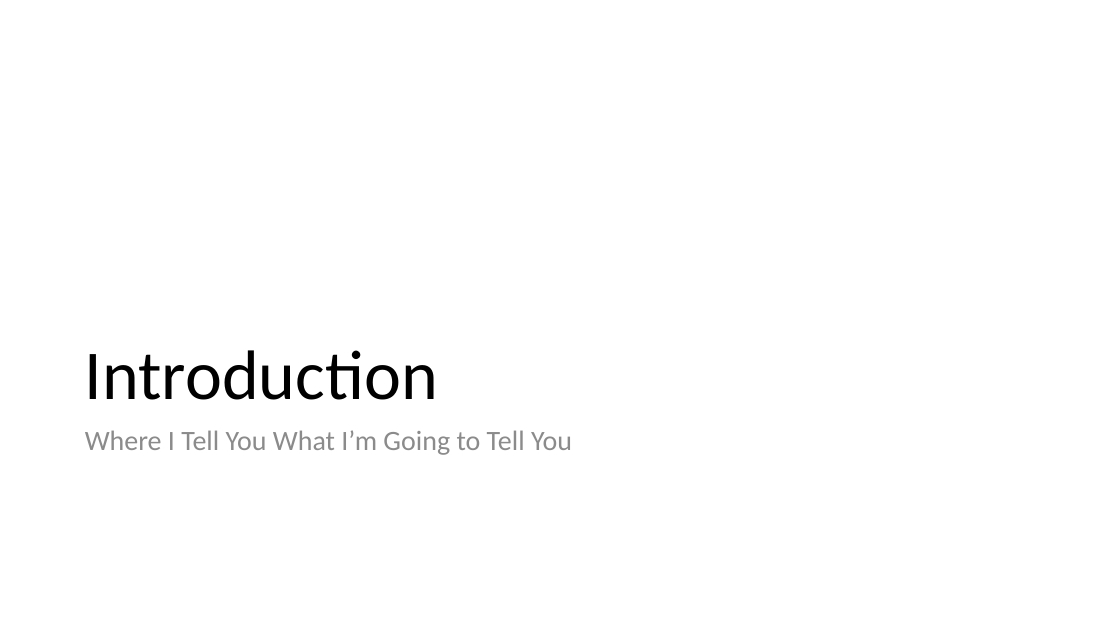
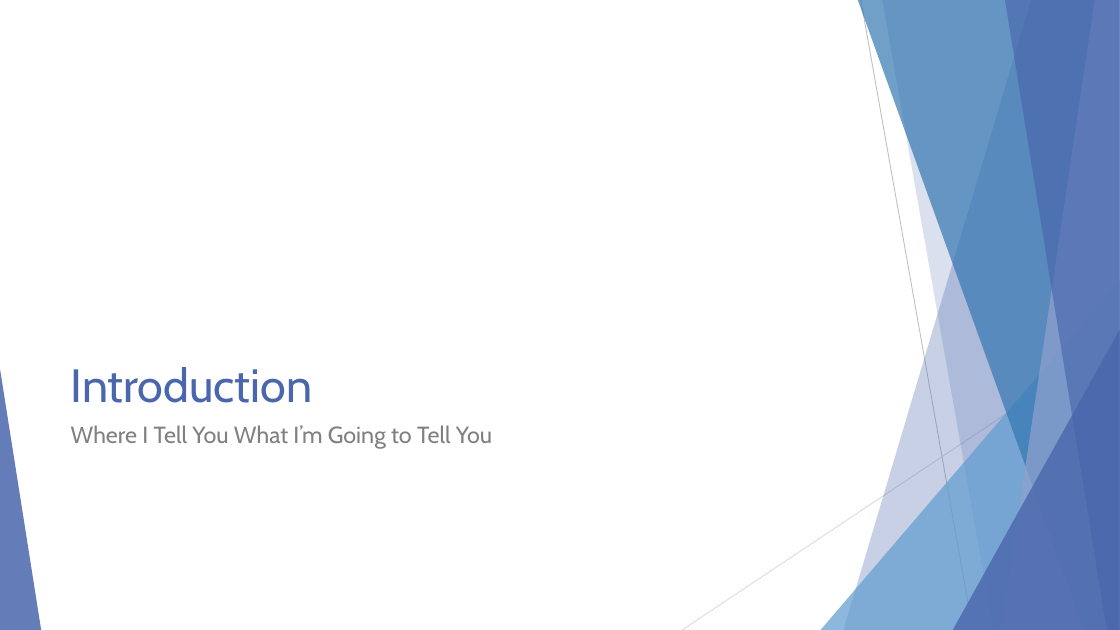
Before and after one commit to EnterpriseProductsLP/docker-straw-man, a slide deck: slide 2 of Docker Proofs of Concept.pptx. Drawn at 1120x630 pixels with LibreOffice and Linux fonts; fonts in the diff are those of the drawing. Boxes give left, top, right and bottom in pixels: in the first picture for what was removed or moved away, otherwise in the second. Text is boxed around its words. In the diff, an @@ line names an element or a change of style, - is before the commit and + after.

Commit message:
Finished styling and animating.

```diff
--- a/Docker Proofs of Concept.pptx
+++ b/Docker Proofs of Concept.pptx
@@ title "Introduction": place and size @@
-title "Introduction" at bbox=[85, 350, 438, 400]
+title "Introduction" at bbox=[71, 367, 313, 403]
@@ title "Introduction" at bbox=[71, 367, 313, 403]: size 60 to 40 pt, font Calibri to Cabin, text colour #000000 to #4A66AC; line spacing 0.9 to 1 @@
@@ group added at bbox=[0, 0, 1120, 630]: 5 freeform shapes, 3 triangles, 2 lines @@
@@ text "Where I Tell You What ...": place and size @@
-text "Where I Tell You What ..." at bbox=[85, 430, 572, 455]
+text "Where I Tell You What ..." at bbox=[71, 425, 492, 449]
@@ text "Where I Tell You What ..." at bbox=[71, 425, 492, 449]: size 24 to 20 pt, font Calibri to Cabin, text colour #8C8C8C to #808080; line spacing 0.9 to 1 @@
```
Also in this commit, not shown: 16 other slides changed, 1 slide removed.
